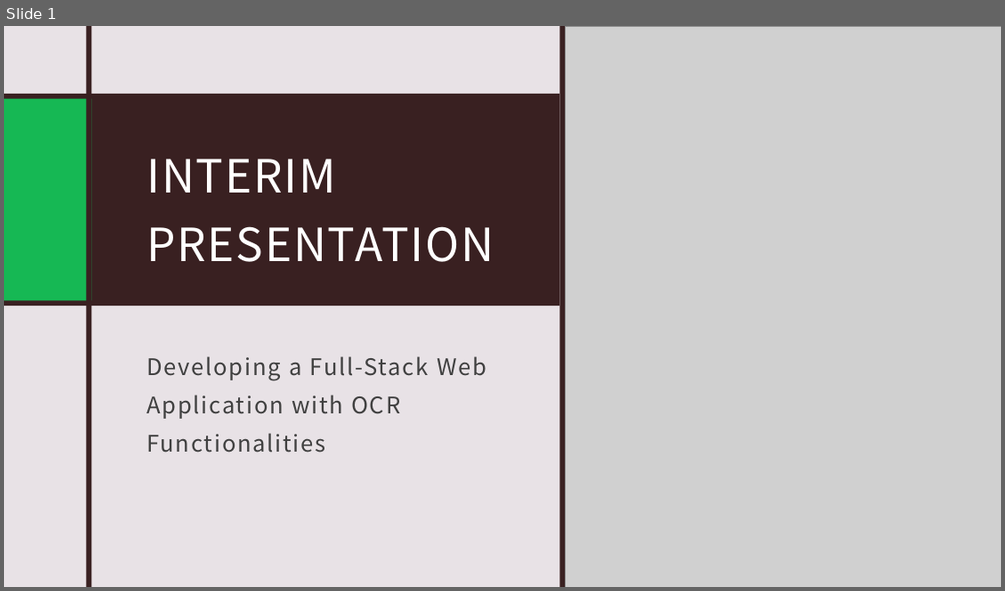
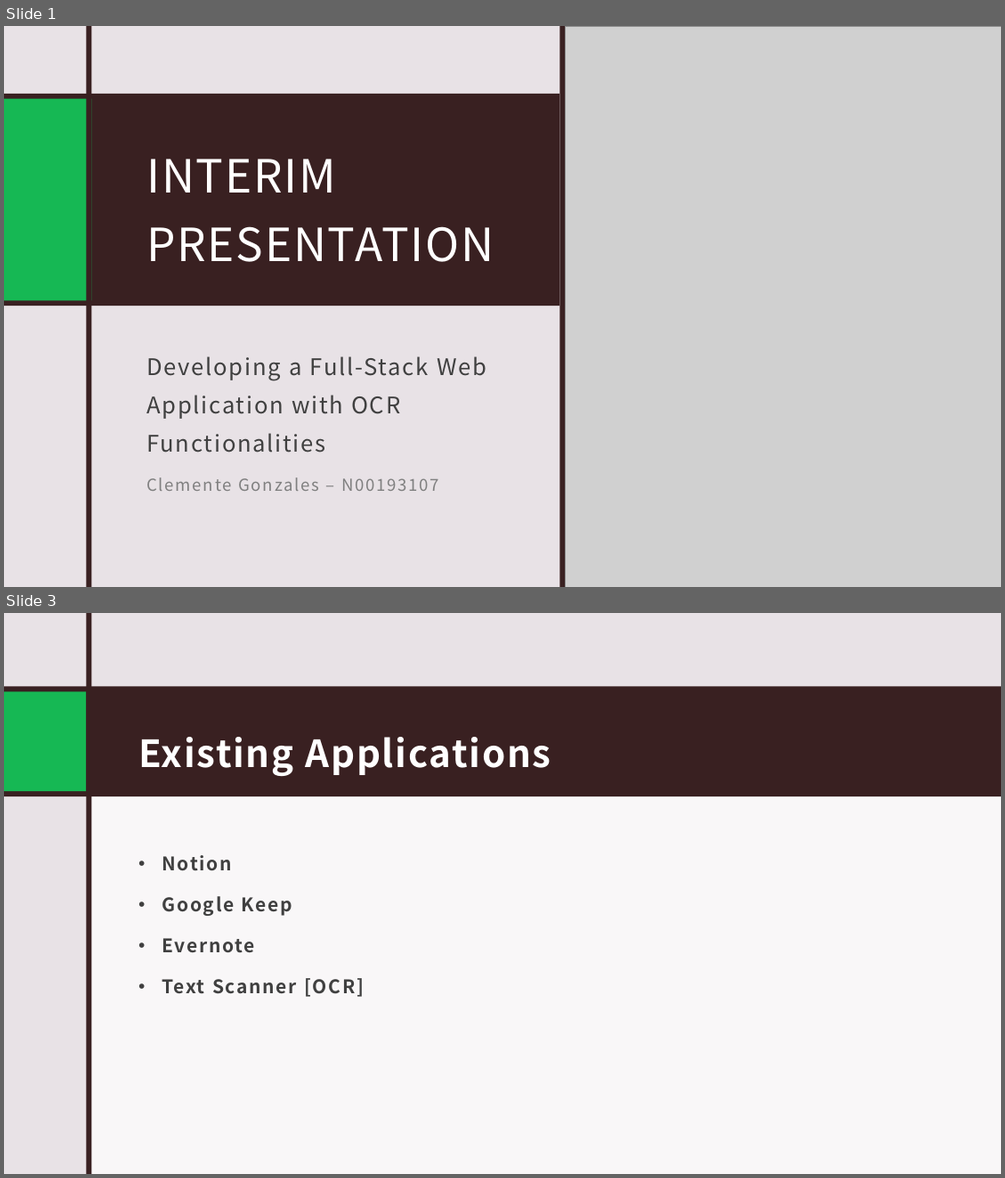
Before and after one commit to IADT-projects/y4-project-CjayGonzales, a slide deck: Docs/Interim Presentation.pptx. Shown one above the other, each under a label of ours: slide 1 before the commit, slides 1 and 3 after it; the slides between them are not shown. The pictures are 1005x591 and 1005x1178 pixels, drawn with LibreOffice and Linux fonts; fonts in the diff are those of the drawing; grey boxes stand for pictures. Boxes give left, top, right and bottom in pixels: in the first picture for what was removed or moved away, otherwise in the second. Text is boxed around its words. In the diff, an @@ line names an element or a change of style, - is before the commit and + after.

```diff
--- a/Docs/Interim Presentation.pptx
+++ b/Docs/Interim Presentation.pptx
@@ slide 3 added at (4,613,1001,1174), background #E8E2E6 @@
@@ rectangle added at (4,613,1001,1174), fill #E8E2E6 @@
@@ rectangle added at (87,613,92,1174), fill #392021 @@
@@ rectangle added at (384,613,389,1174), fill #392021 @@
@@ rectangle added at (390,613,1001,1174), fill #FFFFFF at 75% opacity @@
@@ rectangle added at (4,686,1001,796), fill #392021 @@
@@ rectangle added at (4,691,86,791), fill #16B854 @@
@@ title added at (138,737,551,776), 36 pt, text #FFFFFF, bold @@
+Existing Applications
@@ rectangle added at (89,787,1001,1174), fill #FFFFFF at 75% opacity @@
@@ text added at (162,855,364,997), 18 pt, text #404040, bold @@
+• Notion
+• Google Keep
+• Evernote
+• Text Scanner [OCR]
@@ slide 1 changed as well @@
@@ subtitle at (146,477,439,491): paragraph added @@
+Clemente Gonzales – N00193107
```
Also in this commit, not shown: 4 other slides changed, 8 other slides added, 6 slides removed.
